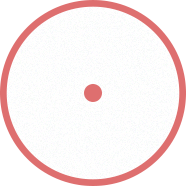
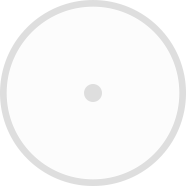
Layers edited between the first and the second w=186, h=186 image:
removed layer "Ellipse 2" over [84, 84, 102, 102]
removed layer "Ellipse 1" (was 35%) over [7, 7, 179, 179]
painted on "Layer 0", masked it over [0, 0, 186, 186]
